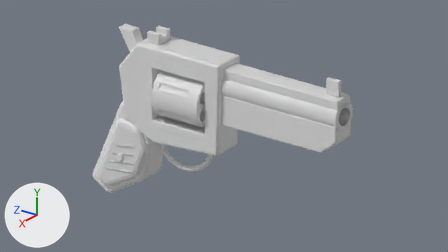
Renders of the Blender file assets/source/revolver.blend from each side of a commit.
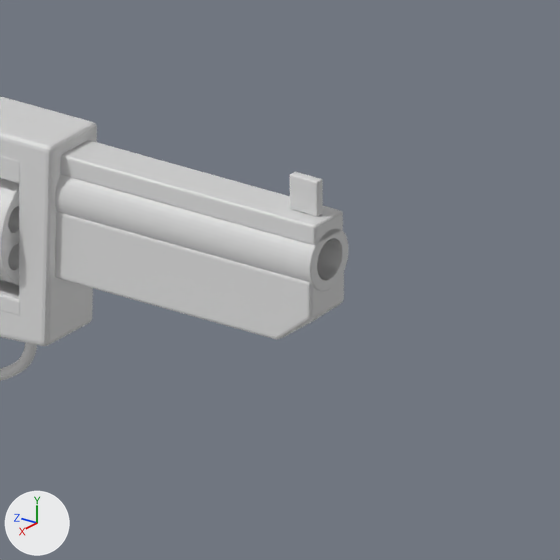
There are two pictures of each version: one from the file's camera 'Review camera', one close up on the part from 44% to 100% of the width and 0% to 100% of the height. Lighting does not change. The marker at lower left points along +X, +Y and +Z. The last two pictures show the newer version.

Objects in the first close-up: 'Barrel', 'Barrel top rib', 'Cylinder / six chamber rotor', 'Frame', 'Front sight', 'Underlug' and 3 more.
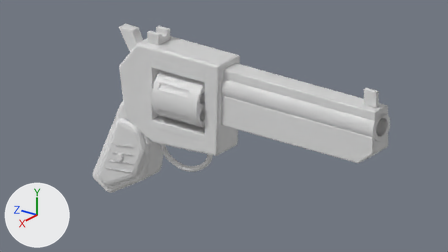
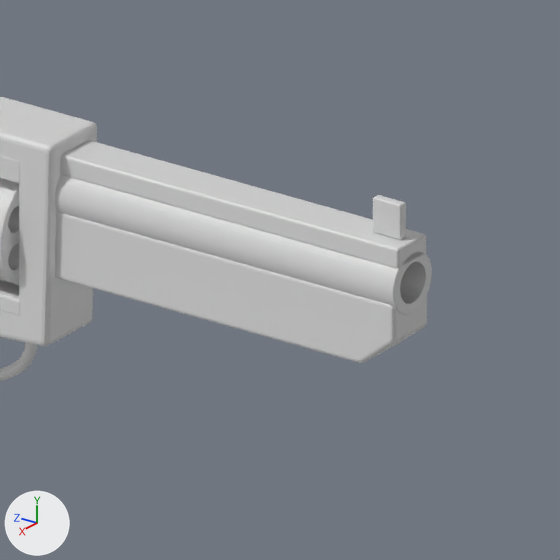
What changed in the scene script:
```text
Change me_cylinder_009:
    used by ob_barrel; location = (0.0, -0.0026, -0.1182)
    remove me_cylinder_009.from_pydata(...)  # 480 vertices, 388 faces; spans x -0.0136..0.0136, y -0.0136..0.0136, z -0.068..0.068
    add me_cylinder_009.from_pydata(...)  # 480 vertices, 388 faces; spans x -0.0136..0.0136, y -0.0136..0.0136, z -0.11..0.068
    me_cylinder_009 part 1: the whole mesh is scaled about its middle by (1, 1, 1.31), then moved by (0.0, 0.0, -0.021)
Change me_cube_010:
    used by ob_barrel_top_rib; location = (0.0, 0.0111, -0.1182)
    remove me_cube_010.from_pydata(...)  # 8 vertices, 6 faces; spans x -0.0102..0.0102, y -0.0047..0.0047, z -0.068..0.068
    add me_cube_010.from_pydata(...)  # 8 vertices, 6 faces; spans x -0.0102..0.0102, y -0.0047..0.0047, z -0.11..0.068
    me_cube_010 part 2: the whole mesh is scaled about its middle by (1, 1, 1.31), then moved by (0.0, 0.0, -0.021)
Change me_underlug:
    used by ob_underlug; location = (0.0, 0.0, 0.0)
    remove me_underlug.from_pydata(...)  # 162 vertices, 143 faces; spans x -0.0123..0.0123, y -0.0391..-0.0085, z -0.1853..-0.0493
    add me_underlug.from_pydata(...)  # 162 vertices, 143 faces; spans x -0.0123..0.0123, y -0.0391..-0.0085, z -0.2273..-0.0493
    me_underlug part 3: all 93 vertices in x -0.0123..0.0123, y -0.0391..-0.0085, z -0.1853..-0.1666 are moved by (0.0, 0.0, -0.042)
Change ob_front_sight:
    ob_front_sight.location: (0.0, 0.0213, -0.1742) -> (0.0, 0.0213, -0.2162)
```

Where the change shows, as pixel boxes (x1, y1, x2, y2) in the close-ups (560 x 560 px):
'Underlug', reshaped (29% wider, 19% taller)
    before: (55, 212, 344, 339)
    after: (55, 212, 427, 363)
'Barrel', moved, rescaled (28% wider, 21% taller)
    before: (55, 175, 349, 291)
    after: (55, 175, 432, 315)
'Barrel top rib', moved, rescaled (29% wider, 23% taller)
    before: (60, 140, 343, 245)
    after: (60, 140, 426, 269)
'Front sight', moved
    before: (290, 172, 323, 216)
    after: (373, 195, 406, 240)
